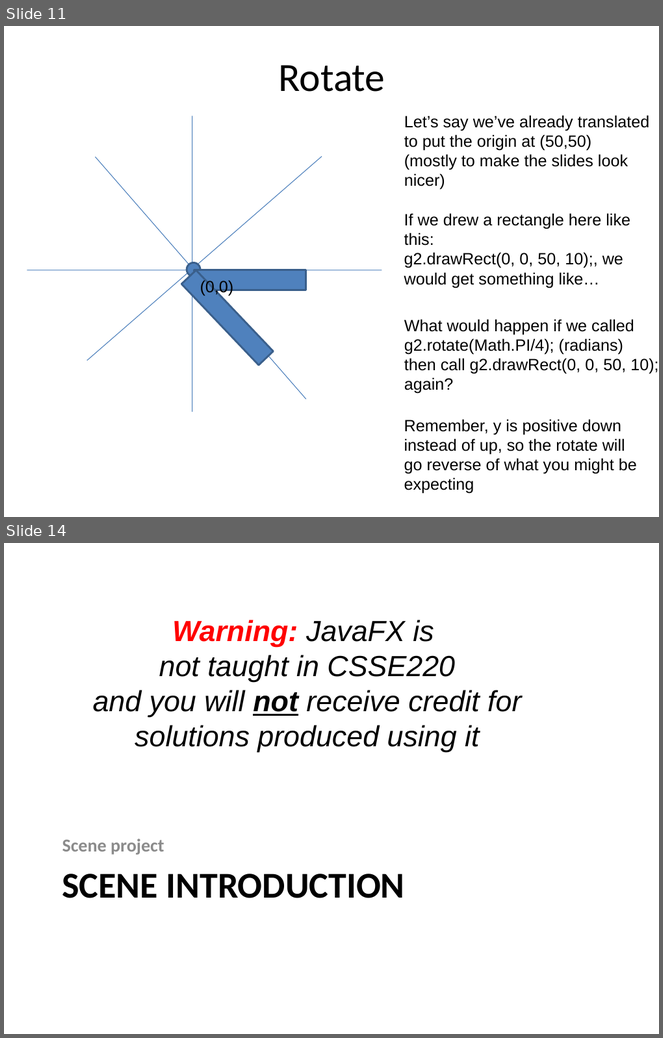
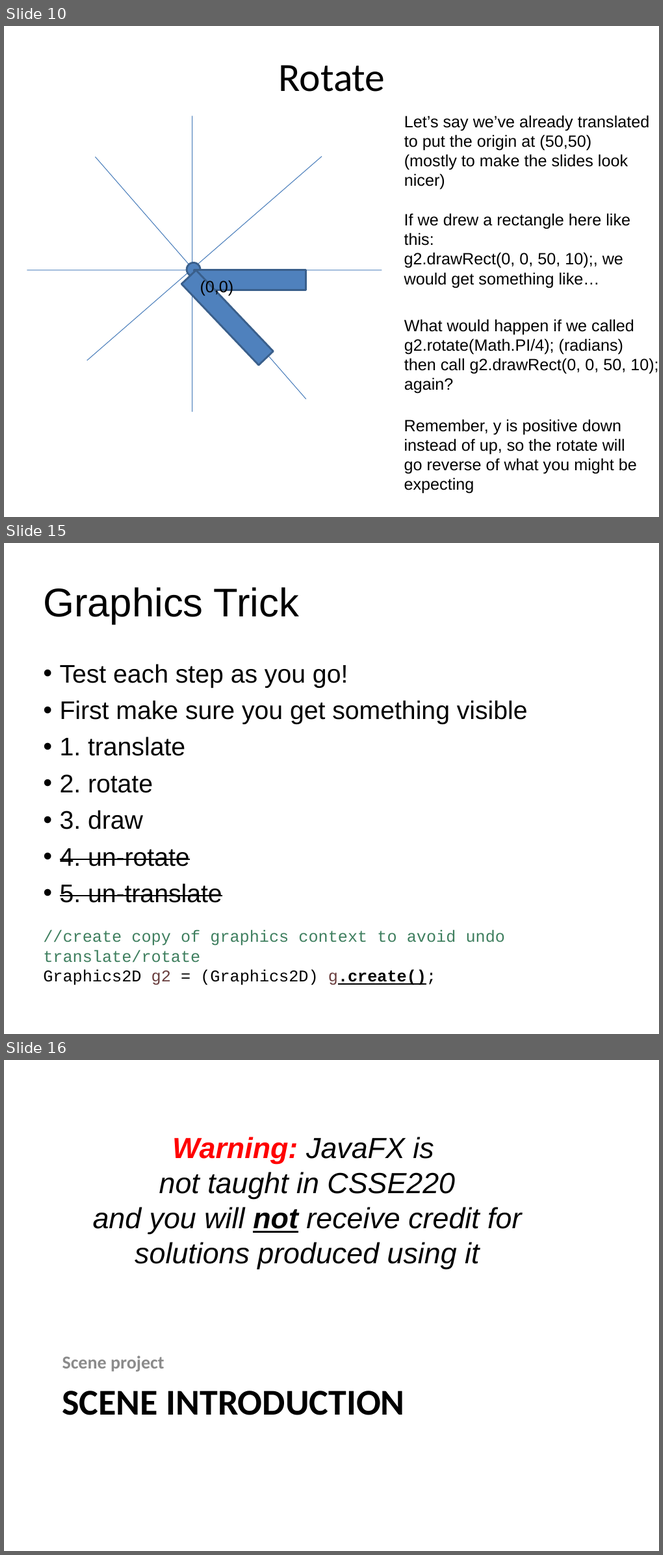
Before and after one commit to RHIT-CSSE/csse220, a slide deck: ClassMaterials/IntroToGraphics/Slides/Graphics.pptx. Shown one above the other, each under a label of ours: slides 11 and 14 before the commit, slides 10, 15 and 16 after it; the slides between them are not shown. The pictures are 663x1038 and 663x1555 pixels, drawn with LibreOffice and Linux fonts; fonts in the diff are those of the drawing. Boxes give left, top, right and bottom in pixels: in the first picture for what was removed or moved away, otherwise in the second. Text is boxed around its words. In the diff, an @@ line names an element or a change of style, - is before the commit and + after.

```diff
--- a/ClassMaterials/IntroToGraphics/Slides/Graphics.pptx
+++ b/ClassMaterials/IntroToGraphics/Slides/Graphics.pptx
@@ slide 15 added at (4, 543, 659, 1034), background #FFFFFF @@
@@ title added at (43, 587, 299, 624), 44 pt, text #000000 @@
+Graphics Trick
@@ text added at (60, 664, 528, 903), 28 pt, text #000000 @@
+• Test each step as you go!
+• First make sure you get something visible
+• 1. translate
+• 2. rotate
+• 3. draw
+• 4. un-rotate
+• 5. un-translate
@@ text added at (43, 930, 505, 986), 18 pt, text #3F7F5F @@
+//create copy of graphics context to avoid undo translate/rotate
+Graphics2D g2 = (Graphics2D) g.create();
@@ what was slide 11 is now slide 10 @@
@@ what was slide 14 is now slide 16 @@
```
Also in this commit, not shown: 2 slides changed, 3 other slides added, 1 slide removed, 1 other file.
